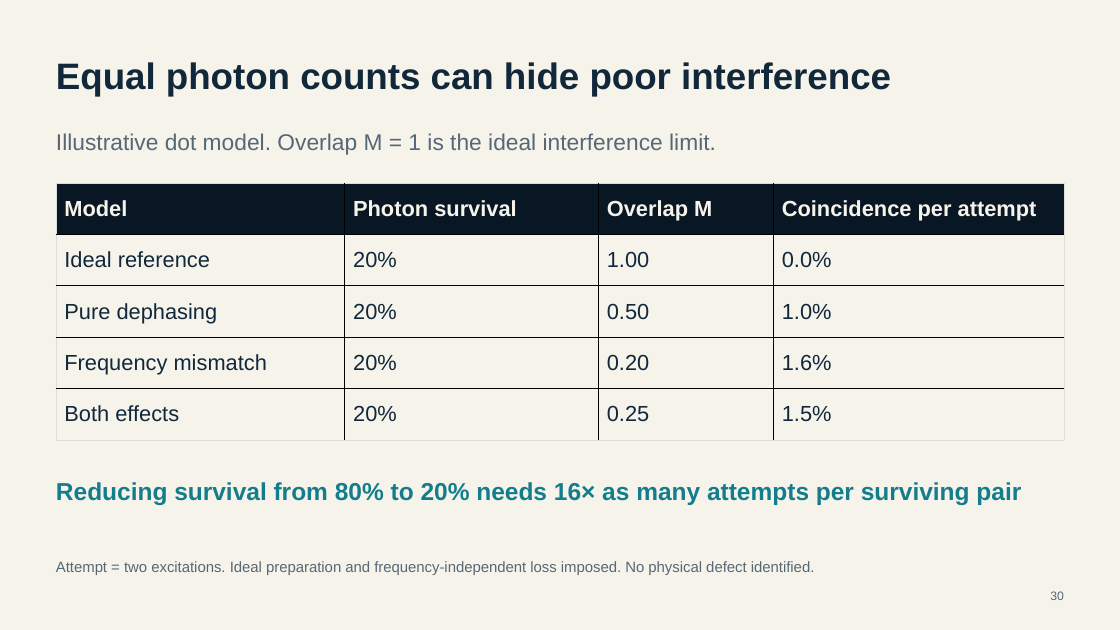
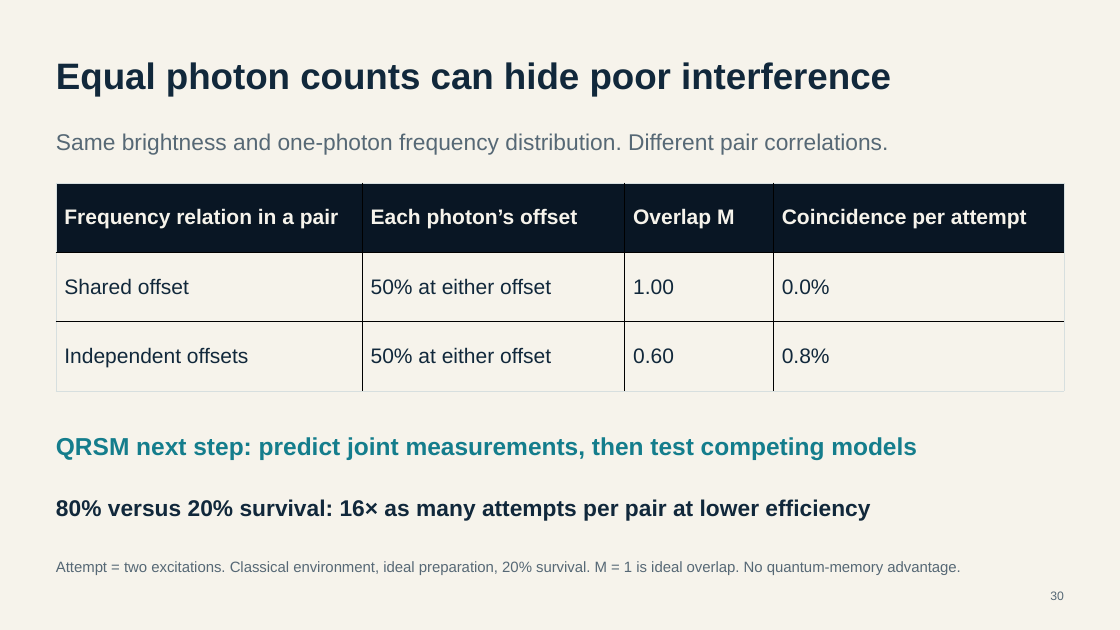
Before and after one commit to Nicholas55555/rewindandamplifyv2, a slide deck: slide 30 of finals-deck/Rewind_Amplify_Finals_Visual.pptx. Drawn at 1120x630 pixels with LibreOffice and Linux fonts; fonts in the diff are those of the drawing. Boxes give left, top, right and bottom in pixels: in the first picture for what was removed or moved away, otherwise in the second. Text is boxed around its words. In the diff, an @@ line names an element or a change of style, - is before the commit and + after.

Commit message:
Clarify quantum-dot lessons, QRSM next steps and device applications

```diff
--- a/finals-deck/Rewind_Amplify_Finals_Visual.pptx
+++ b/finals-deck/Rewind_Amplify_Finals_Visual.pptx
@@ text at (56, 133, 888, 155): text changed @@
-Illustrative dot model. Overlap M = 1 is the ideal interference limit.
+Same brightness and one-photon frequency distribution. Different pair correlations.
@@ table at (56, 183, 1065, 392) @@
-row 1: Model | Photon survival | Overlap M | Coincidence per attempt
-row 2: Ideal reference | 20% | 1.00 | 0.0%
-row 3: Pure dephasing | 20% | 0.50 | 1.0%
-row 4: Frequency mismatch | 20% | 0.20 | 1.6%
-row 5: Both effects | 20% | 0.25 | 1.5%
+row 1: Frequency relation in a pair | Each photon’s offset | Overlap M | Coincidence per attempt
+row 2: Shared offset | 50% at either offset | 1.00 | 0.0%
+row 3: Independent offsets | 50% at either offset | 0.60 | 0.8%
@@ text added at (56, 437, 917, 460), 21 pt, text #147D8C, bold @@
+QRSM next step: predict joint measurements, then test competing models
@@ text at (56, 499, 870, 521): text changed; size 21 to 19.5 pt; text colour #147D8C to #11283B @@
-Reducing survival from 80% to 20% needs 16× as many attempts per surviving pair
+80% versus 20% survival: 16× as many attempts per pair at lower efficiency
@@ text at (56, 561, 961, 575): text changed @@
-Attempt = two excitations. Ideal preparation and frequency-independent loss imposed. No physical defect identified.
+Attempt = two excitations. Classical environment, ideal preparation, 20% survival. M = 1 is ideal overlap. No quantum-memory advantage.
```
Also in this commit, not shown: 2 other slides changed, 53 other files.
